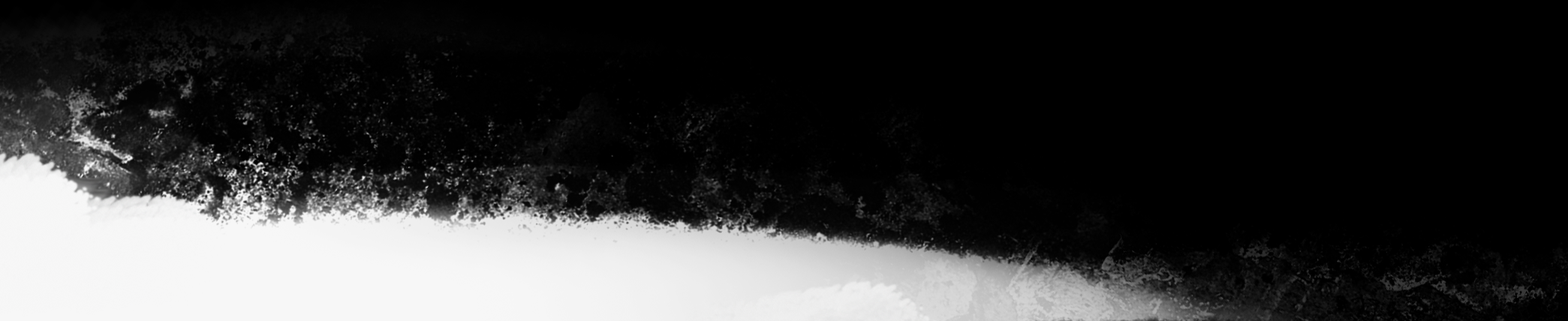
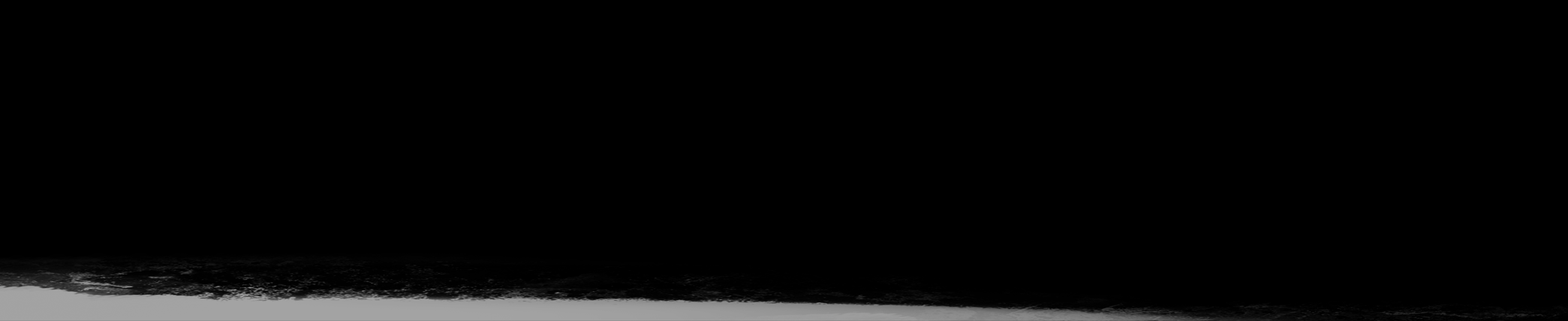
Comparing the layer stacks of the two 1568 × 321 images. Changes:
added layer "Layer 2 copy" (66%) above "Layer 2" over [0, 253, 1568, 321]
hid "Layer 2", opacity 100% → 66% over [0, 0, 1568, 321]
